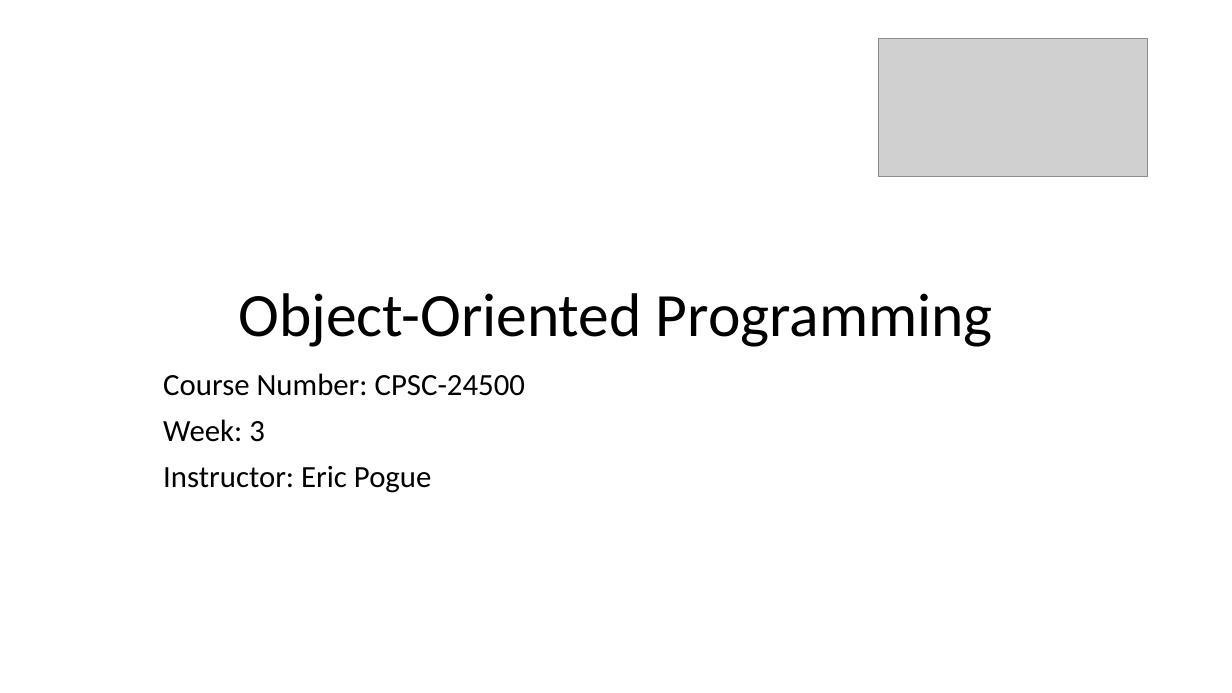
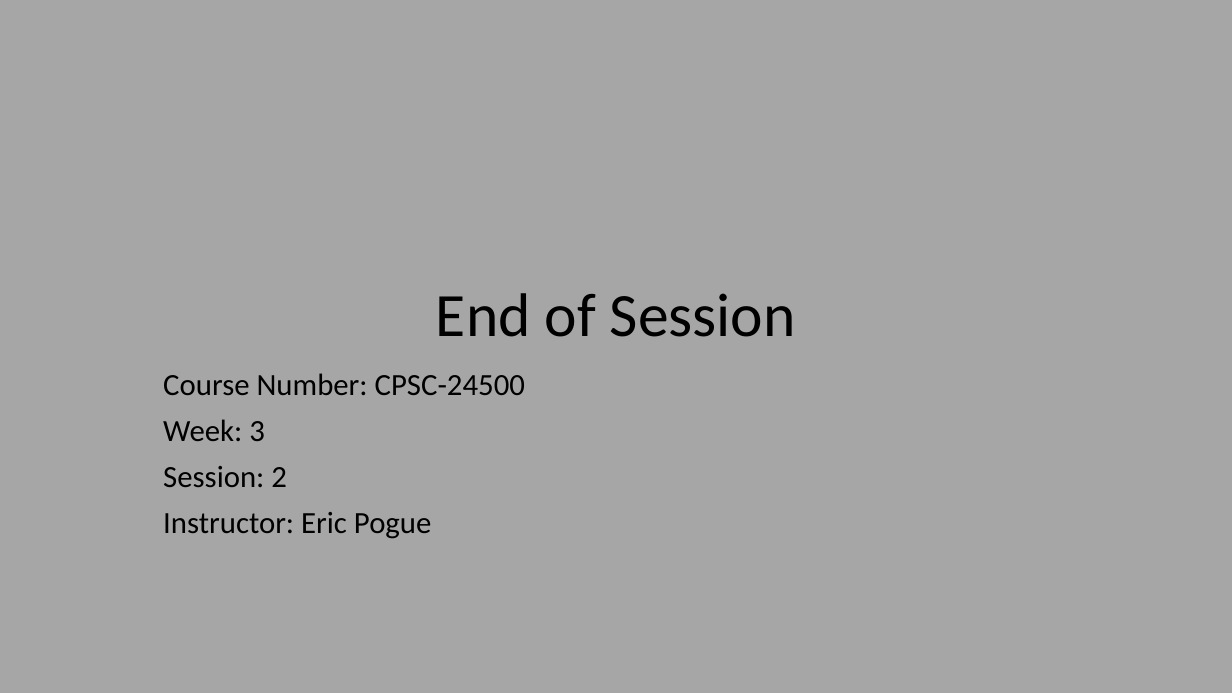
Before and after one commit to EricJPogue/www-epogue-info, a slide deck: slide 24 of CPSC-24500/Week03/2017SpringW03Slides.pptx (slide 1 before the commit). Drawn at 1232x693 pixels with LibreOffice and Linux fonts; fonts in the diff are those of the drawing; grey boxes stand for pictures. Boxes give left, top, right and bottom in pixels: in the first picture for what was removed or moved away, otherwise in the second. Text is boxed around its words. In the diff, an @@ line names an element or a change of style, - is before the commit and + after.

```diff
--- a/CPSC-24500/Week03/2017SpringW03Slides.pptx
+++ b/CPSC-24500/Week03/2017SpringW03Slides.pptx
@@ background #FFFFFF to #A6A6A6 @@
@@ picture removed at (879, 38, 1148, 176) @@
@@ title at (436, 293, 796, 337): text changed @@
-Object-Oriented Programming
+End of Session
@@ subtitle at (163, 466, 287, 487): paragraph added @@
+Session: 2
```
Also in this commit, not shown: 3 other slides changed, 7 slides added, 2 slides removed, 8 other files.
